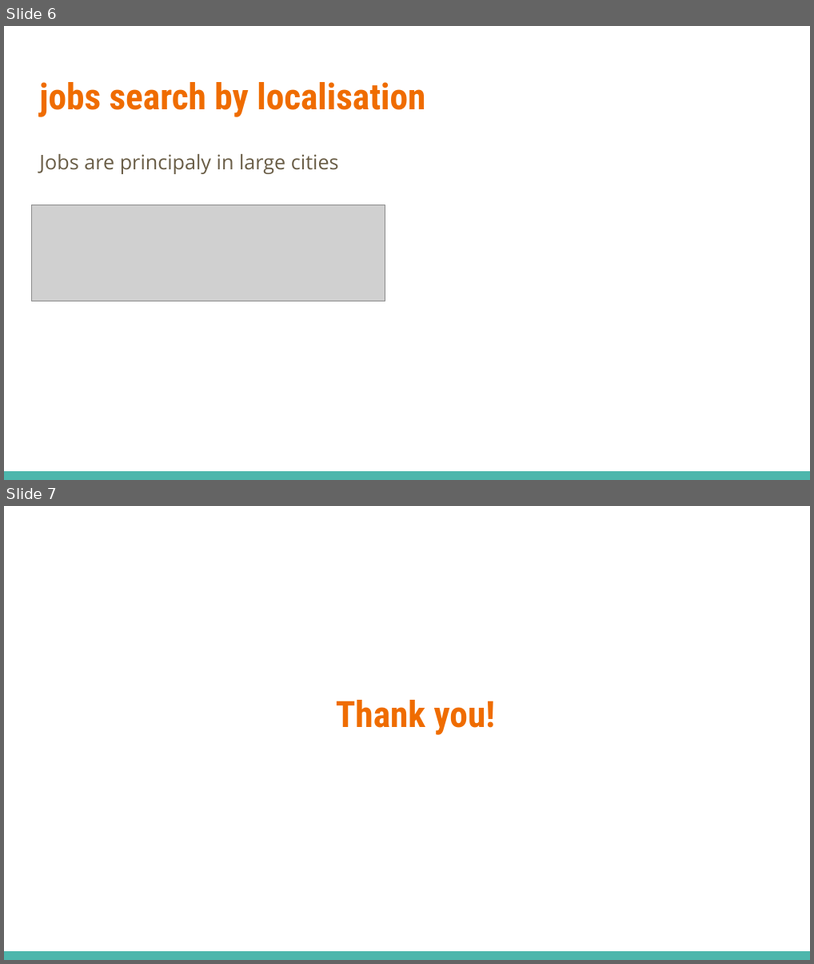
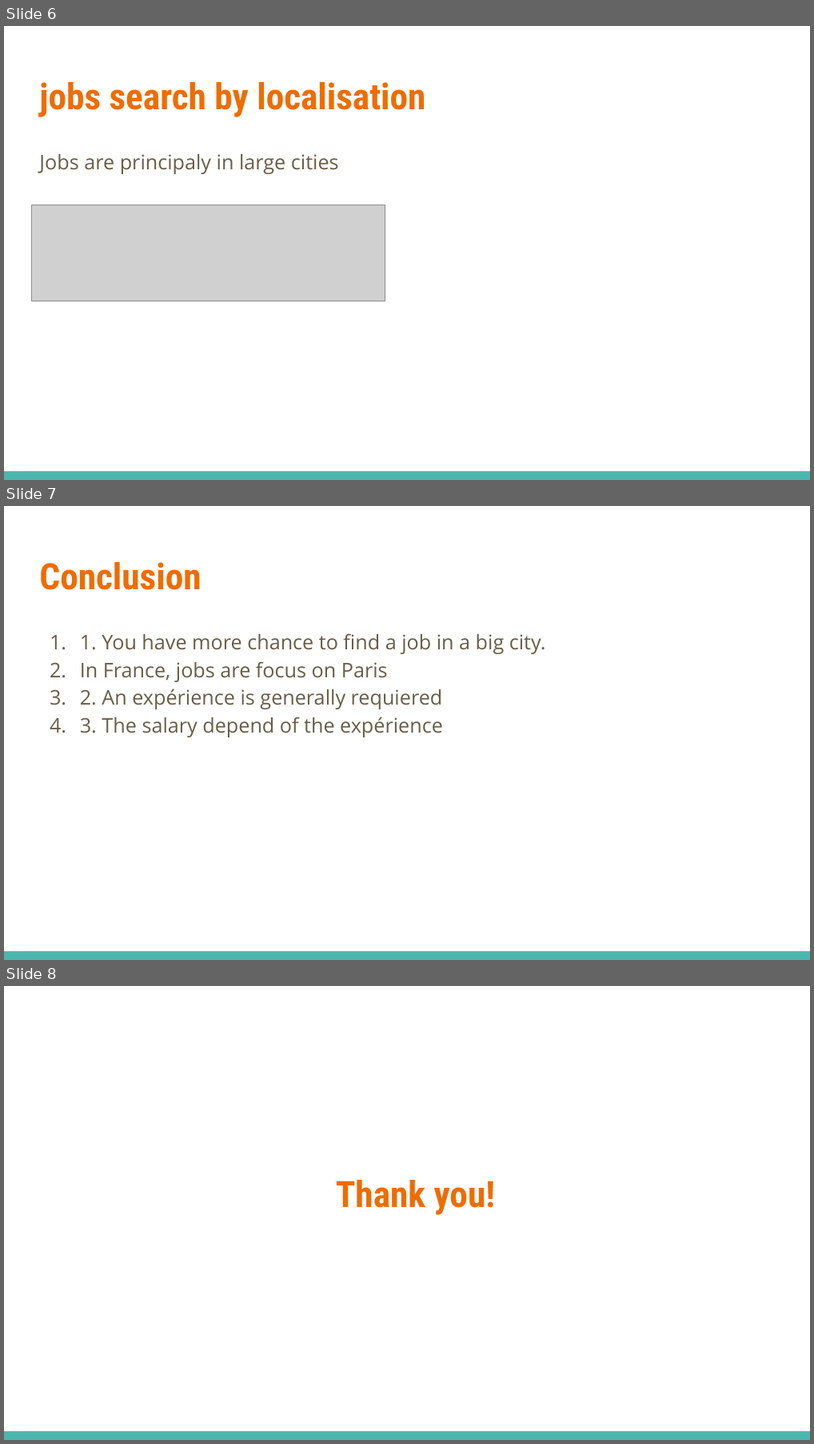
Before and after one commit to Niameyzy/projet_Api, a slide deck: API JSeach projet.pptx. Shown one above the other, each under a label of ours: slides 6 and 7 before the commit, slides 6, 7 and 8 after it. The pictures are 814x964 and 814x1444 pixels, drawn with LibreOffice and Linux fonts; fonts in the diff are those of the drawing; grey boxes stand for pictures. Boxes give left, top, right and bottom in pixels: in the first picture for what was removed or moved away, otherwise in the second. Text is boxed around its words. In the diff, an @@ line names an element or a change of style, - is before the commit and + after.

```diff
--- a/API JSeach projet.pptx
+++ b/API JSeach projet.pptx
@@ slide 7 added at box(4, 506, 810, 960), background #FFFFFF; not listed: 1 template element that a slide beside it also shows @@
@@ title added at box(39, 562, 201, 590), 32.4 pt, text #EF6C00, bold @@
+Conclusion
@@ text added at box(80, 633, 546, 737), 18 pt, text #695D46 @@
+1. 1. You have more chance to find a job in a big city.
+2. In France, jobs are focus on Paris
+3. 2. An expérience is generally requiered
+4. 3. The salary depend of the expérience
@@ what was slide 7 is now slide 8 @@
```
Also in this commit, not shown: 3 slides changed.
